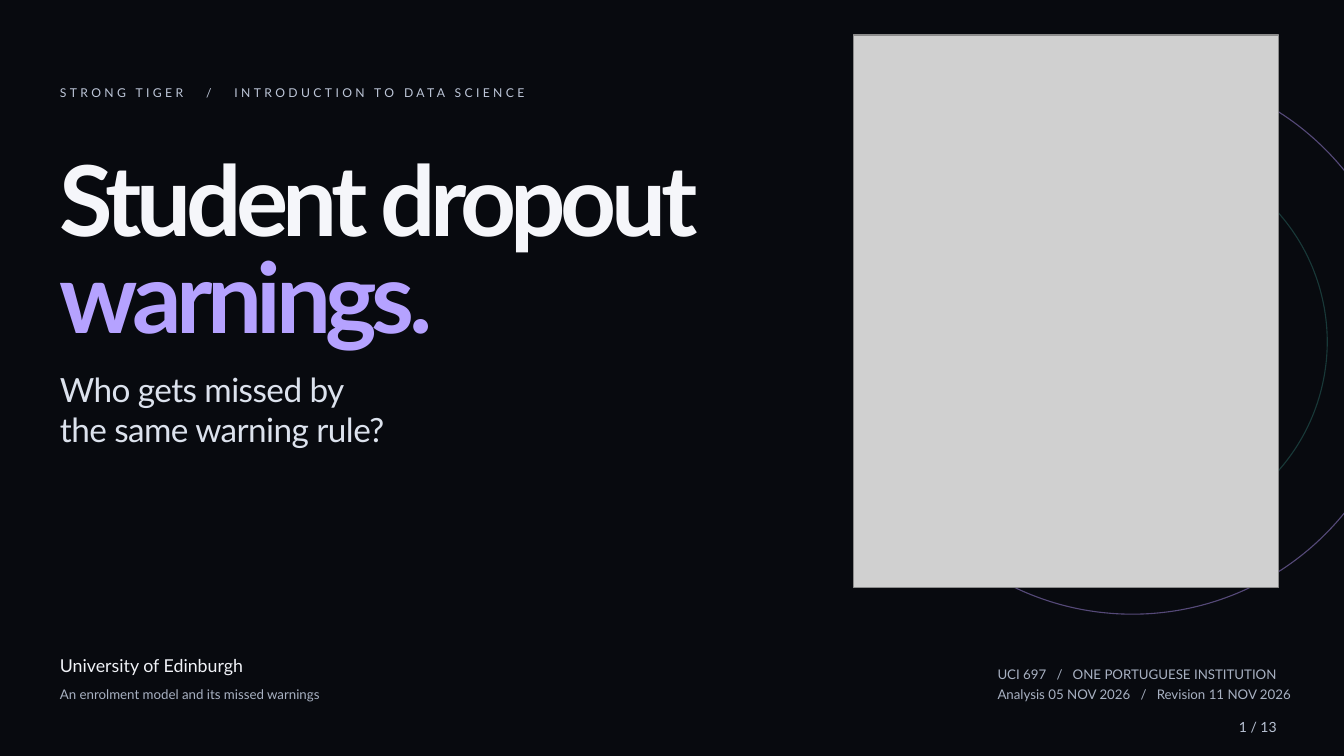
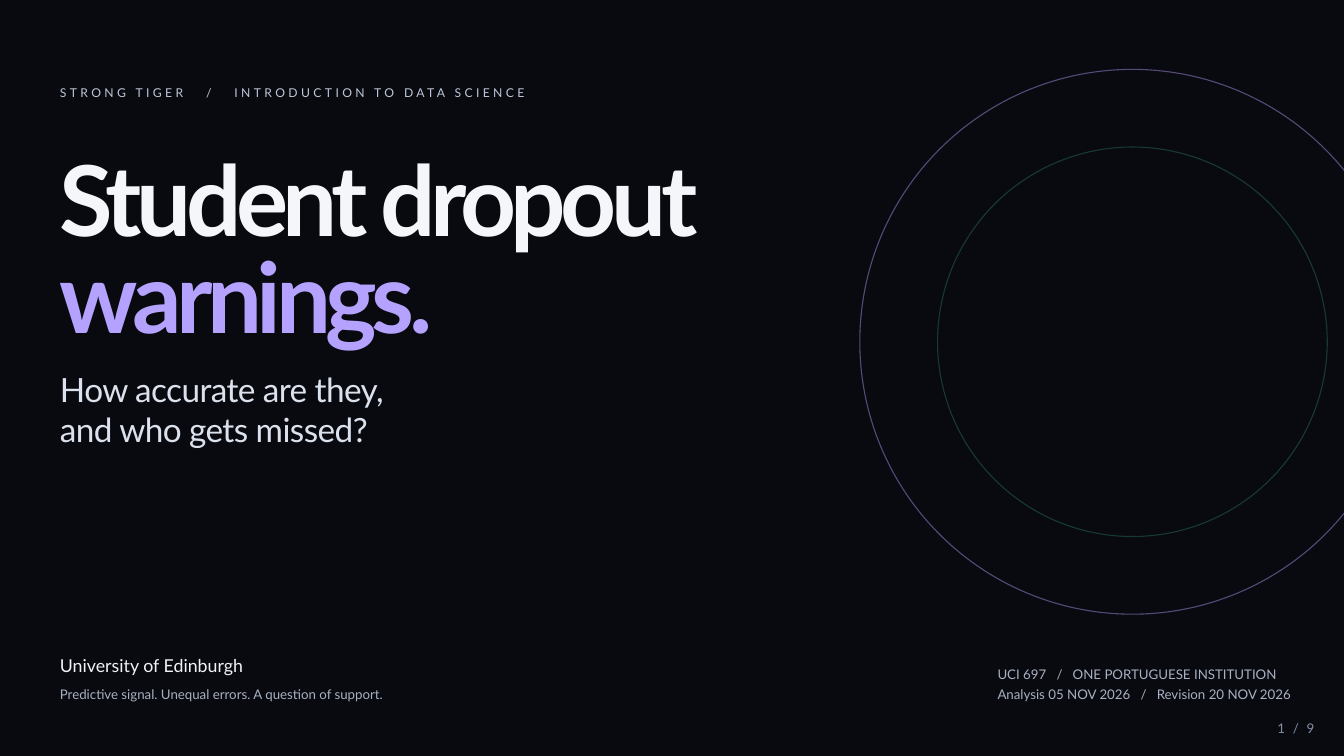
Before and after one commit to Tigershengsheng/ids-project, a slide deck: slide 1 of output/powerpoint/Student_Dropout_Presentation.pptx. Drawn at 1344x756 pixels with LibreOffice and Linux fonts; fonts in the diff are those of the drawing; grey boxes stand for pictures; background and template pictures are left out. Boxes give left, top, right and bottom in pixels: in the first picture for what was removed or moved away, otherwise in the second. Text is boxed around its words. In the diff, an @@ line names an element or a change of style, - is before the commit and + after.

```diff
--- a/output/powerpoint/Student_Dropout_Presentation.pptx
+++ b/output/powerpoint/Student_Dropout_Presentation.pptx
@@ picture removed at [854, 35, 1278, 589] @@
@@ text added at [60, 377, 384, 408], 23.8 pt, text #DCE2ED @@
+How accurate are they,
@@ text at [60, 417, 368, 448]: text changed @@
-Who gets missed by
+and who gets missed?
@@ text removed at [60, 417, 384, 448] @@
-the same warning rule?
@@ text at [60, 689, 383, 702]: text changed @@
-An enrolment model and its missed warnings
+Predictive signal. Unequal errors. A question of support.
@@ text at [998, 689, 1291, 701]: text changed @@
-Analysis 05 NOV 2026 / Revision 11 NOV 2026
+Analysis 05 NOV 2026 / Revision 20 NOV 2026
@@ text at [1277, 723, 1315, 733]: text changed; size 10 to 9.5 pt; text colour #B8C2D4 to #8490A6 @@
-1 / 13
+1 / 9
@@ text "1 / 9" at [1277, 723, 1315, 733]: vertical alignment middle to top @@
```
Also in this commit, not shown: 6 other slides changed, 2 slides added, 6 slides removed, 39 other files.
